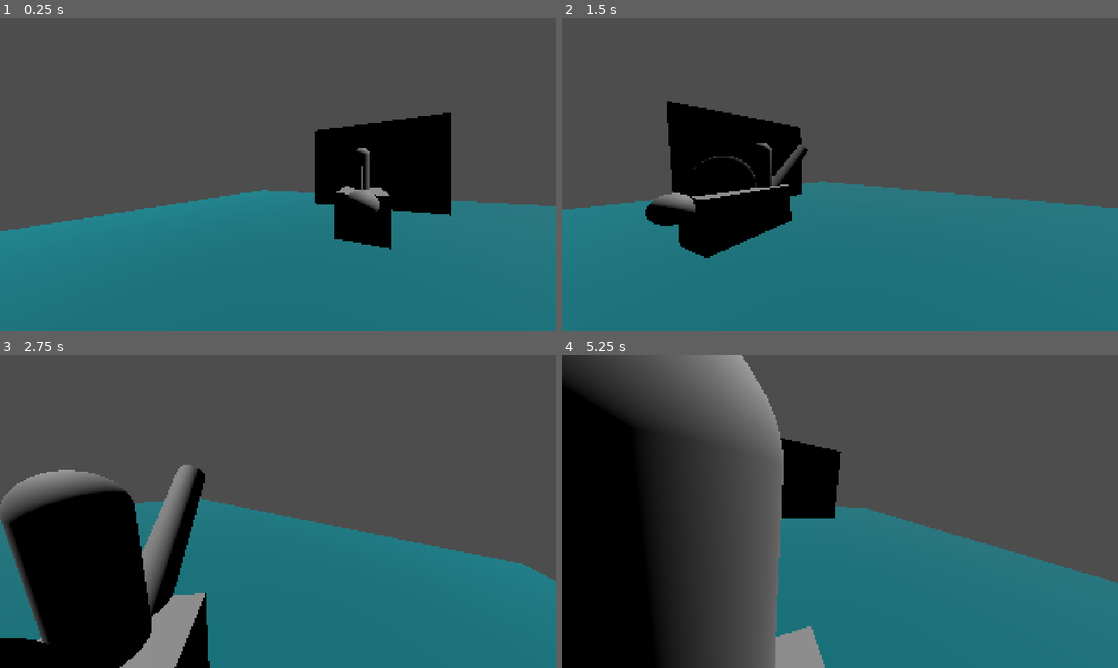
Above: before the commit, frames 1-4 (two rows, left to right).
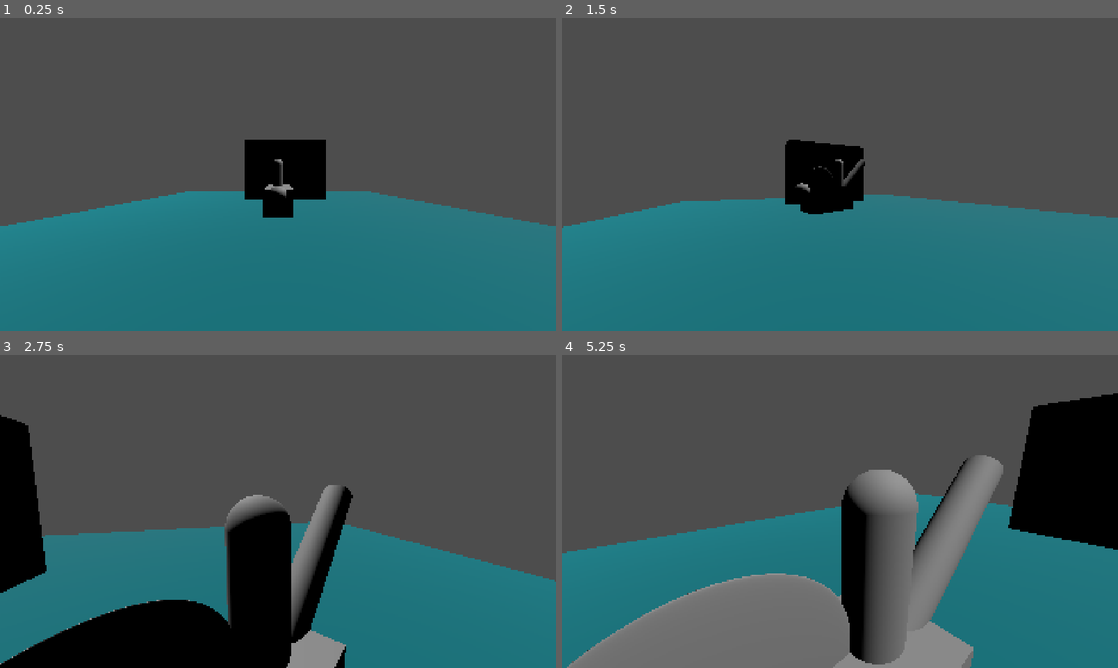
Above: after the commit, the same moments.

Repository: Project-Dino-Sunday-Studios/project-dino
Game: Godot game, scene res://main.tscn
Same seed, same stepped clock (60 frames per second), same inputs: the game is played once before the commit and once after it.
Inputs (mouse positions are in pixels of both pictures, inside the frame that each line leads up to):
- Up to frame 1 (0.25 s): no input
- Up to frame 2 (1.5 s): move the mouse to (962, 158) at 0.52 s; hold D (move_right) 0.53-1.28 s; right-click (962, 158) at 0.6 s; move the mouse to (728, 190) at 1.27 s; hold S (move_down) from 1.28 s (still down); right-click (728, 190) at 1.35 s
- Up to frame 3 (2.75 s): move the mouse to (333, 442) at 2.02 s; release S (move_down) at 2.03 s; hold D (move_right) from 2.03 s (still down); right-click (333, 442) at 2.1 s
- Up to frame 4 (5.25 s): move the mouse to (812, 574) at 2.77 s; release D (move_right) at 2.78 s; hold W (move_up) 2.78-3.53 s; right-click (812, 574) at 2.85 s; move the mouse to (1006, 558) at 3.52 s; hold A (move_left) 3.53-5.03 s; right-click (1006, 558) at 3.6 s; move the mouse to (673, 464) at 4.27 s; right-click (673, 464) at 4.35 s; move the mouse to (867, 511) at 5.02 s; hold S (move_down) from 5.03 s (still down); right-click (867, 511) at 5.1 s

The runs differ from the first frame. In frame 1, 12% of the frame differs, in the area x 0-100%, y 30-74%; in frame 2, 13%; in frame 3, 27%; in frame 4, 59%, in the area x 0-100%, y 0-100%.

Commit message:
add clamps to cameras and modify aiming

Diff:
--- a/godot/Entities/EntityScripts/main_camera.gd
+++ b/godot/Entities/EntityScripts/main_camera.gd
@@ -12,24 +12,40 @@
 @export var detached_camera_location: Marker3D
 @export var fishing_camera_location: Marker3D
 
-var camera_movement_speed: float = 7.0
+var camera_movement_speed: float = 30.0
 var camera_sensitivity_x: float = 0.001
 var camera_sensitivity_y: float = 0.001
+var aiming_sensitivity_x: float = 0.001
+var aiming_sensitivity_y: float = 0.001
 var camera_mode: CameraMode = CameraMode.DETACHED
 
 # Accumulated camera rotations - x = x movement of mouse, which is used to rotate about the Y AXIS, vice versa for y
-var attached_rotation_x: float = 0
-var attached_rotation_y: float = 0
-var detached_rotation_x: float = 0
-var detached_rotation_y: float = 0
+# [rotation_x, rotation_y] -- Using Array[float] here because I wanted to have pass-by-reference functionality to use the
+# _handle_node_rotation_using_mouse function
+var attached_rotations: Array[float] = [0.0, 0.0]
+var detached_rotations: Array[float] = [0.0, 0.0]
+
+var minimum_vertical_angle: float = deg_to_rad(-3)
+var maximum_vertical_angle: float = deg_to_rad(80)
 
 var in_fishing_pov: bool = false
-
+var default_fishing_basis: Basis = Basis(Vector3(-1.0, 0.0, 0.0), Vector3(0.0, 1.0, 0.0), Vector3(0.0, 0.0, -1.0) )
+var fishing_rotations: Array[float] = [0.0, 0.0]
+var minimum_fishing_vertical_angle: float = deg_to_rad(-3)
+var maximum_fishing_vertical_angle: float = deg_to_rad(50)
+var minimum_fishing_horizontal_angle: float = deg_to_rad(-90)
+var maximum_fishing_horizontal_angle: float = deg_to_rad(-15)
 
 
 func _physics_process(delta: float) -> void:
 	if Input.is_action_just_pressed("aim"):
 		in_fishing_pov = !in_fishing_pov
+
+	#TODO: change these magic numbers
+	if in_fishing_pov:
+		fov = 75
+	else:
+		fov = 90
 	_smooth_move_to_location_marker(delta)
 
 
@@ -38,7 +54,10 @@
 		if not in_fishing_pov:
 			_handle_third_person_camera(event)
 		else:
-			## TODO: add rotating to fishing pov
+			fishing_rotations[0] = clamp(fishing_rotations[0], minimum_fishing_horizontal_angle, maximum_fishing_horizontal_angle)
+			fishing_rotations[1] = clamp(fishing_rotations[1], minimum_fishing_vertical_angle, maximum_fishing_vertical_angle)
+
+			_handle_node_rotation_using_mouse(event, null, fishing_camera_location, fishing_rotations, default_fishing_basis)
 			pass
 
 
@@ -49,22 +68,28 @@
 		if camera_mode == CameraMode.ATTACHED:
 			main_camera.global_transform = main_camera.global_transform.interpolate_with(attached_camera_location.global_transform, delta * camera_movement_speed)
 	else:
-		main_camera.global_transform = main_camera.global_transform.interpolate_with(fishing_camera_location.global_transform, delta * camera_movement_speed * 2)
+		main_camera.global_transform = main_camera.global_transform.interpolate_with(fishing_camera_location.global_transform, delta * camera_movement_speed)
 
-## TODO: clamp rotation about the x axis
+
 func _handle_third_person_camera(event: InputEvent) -> void:
 	if camera_mode == CameraMode.DETACHED:
-			detached_rotation_y += event.relative.y * camera_sensitivity_y
-			detached_rotation_x += -event.relative.x * camera_sensitivity_x
-
-			detached_camera_pivot.transform.basis = Basis()
-			detached_camera_pivot.rotate_x(detached_rotation_y) # Rotate about the x axis
-			detached_camera_pivot.rotate_y(detached_rotation_x) # Rotate about the y axis
+			detached_rotations[1] = clamp(detached_rotations[1], minimum_vertical_angle, maximum_vertical_angle)
+			_handle_node_rotation_using_mouse(event, null, detached_camera_pivot, detached_rotations)
 
 	if camera_mode == CameraMode.ATTACHED:
-		attached_rotation_y += -event.relative.y * camera_sensitivity_y
-		attached_rotation_x += -event.relative.x * camera_sensitivity_x
+		_handle_node_rotation_using_mouse(event, null, attached_camera_pivot, attached_rotations)
 
-		attached_camera_pivot.transform.basis = Basis()
-		attached_camera_pivot.rotate_x(attached_rotation_y) # Rotate about the x axis
-		attached_camera_pivot.rotate_y(attached_rotation_x) # Rotate about the y axis
+
+func _handle_node_rotation_using_mouse(event: InputEvent, camera_location: Marker3D, camera_pivot: Marker3D, accumulated_rotations: Array[float], default_basis: Basis = Basis()) -> void:
+	accumulated_rotations[0] += -event.relative.x * camera_sensitivity_x
+	accumulated_rotations[1] += event.relative.y * camera_sensitivity_y
+
+	camera_pivot.transform.basis = default_basis
+
+	if camera_location:
+		camera_location.rotate_x(accumulated_rotations[1]) # Rotate about the x axis
+		camera_location.rotate_y(accumulated_rotations[0]) # Rotate about the y axis
+
+	if camera_pivot:
+		camera_pivot.rotate_x(accumulated_rotations[1]) # Rotate about the x axis
+		camera_pivot.rotate_y(accumulated_rotations[0]) # Rotate about the y axis
--- a/godot/Entities/player.tscn
+++ b/godot/Entities/player.tscn
@@ -59,7 +59,7 @@
 mesh = SubResource("SphereMesh_wnsl6")
 
 [node name="FishingCameraLocation" type="Marker3D" parent="Model" unique_id=649422614]
-transform = Transform3D(-0.9626918, 7.450581e-09, 0.27060038, 0.062209066, 0.973216, 0.22131582, -0.26335263, 0.2298927, -0.936907, -0.841, 1.719, -1.077)
+transform = Transform3D(-1, 0, -8.742278e-08, 0, 1, 0, 8.742278e-08, 0, -1, -0.841, 1.719, -1.077)
 
 [node name="DetachedCameraPivot" type="Marker3D" parent="." unique_id=1721329254]
 
